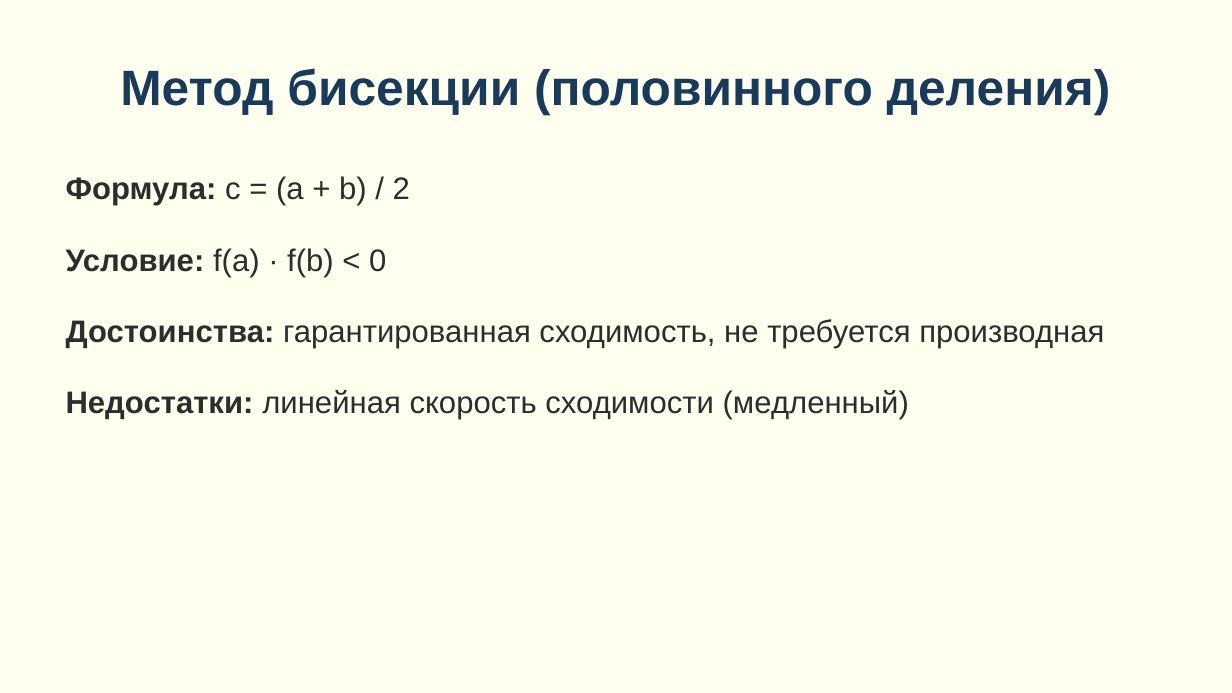
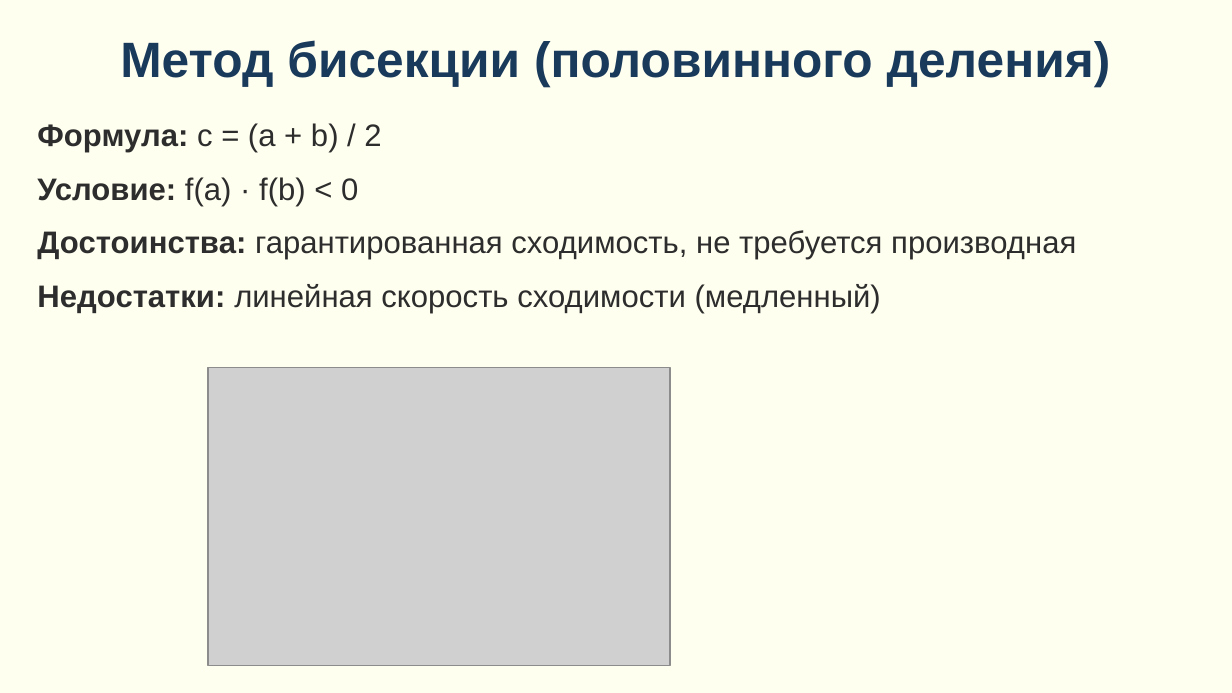
Before and after one commit to matveeu/Equation-solver, a slide deck: slide 6 of Презентация по проекту.pptx. Drawn at 1232x693 pixels with LibreOffice and Linux fonts; fonts in the diff are those of the drawing; grey boxes stand for pictures. Boxes give left, top, right and bottom in pixels: in the first picture for what was removed or moved away, otherwise in the second. Text is boxed around its words. In the diff, an @@ line names an element or a change of style, - is before the commit and + after.

```diff
--- a/Презентация по проекту.pptx
+++ b/Презентация по проекту.pptx
@@ title "Метод бисекции (половинного деления)": place and size @@
-title "Метод бисекции (половинного деления)" at [120, 68, 1111, 114]
+title "Метод бисекции (половинного деления)" at [120, 40, 1111, 87]
@@ text "Формула: c = (a + ...": place and size @@
-text "Формула: c = (a + ..." at [66, 176, 1104, 419]
+text "Формула: c = (a + ..." at [37, 123, 1076, 313]
@@ text "Формула: c = (a + ..." at [37, 123, 1076, 313]: alignment left to justified; less space between paragraphs @@
@@ picture added at [208, 368, 670, 666] @@
```
Also in this commit, not shown: 8 other slides changed.
